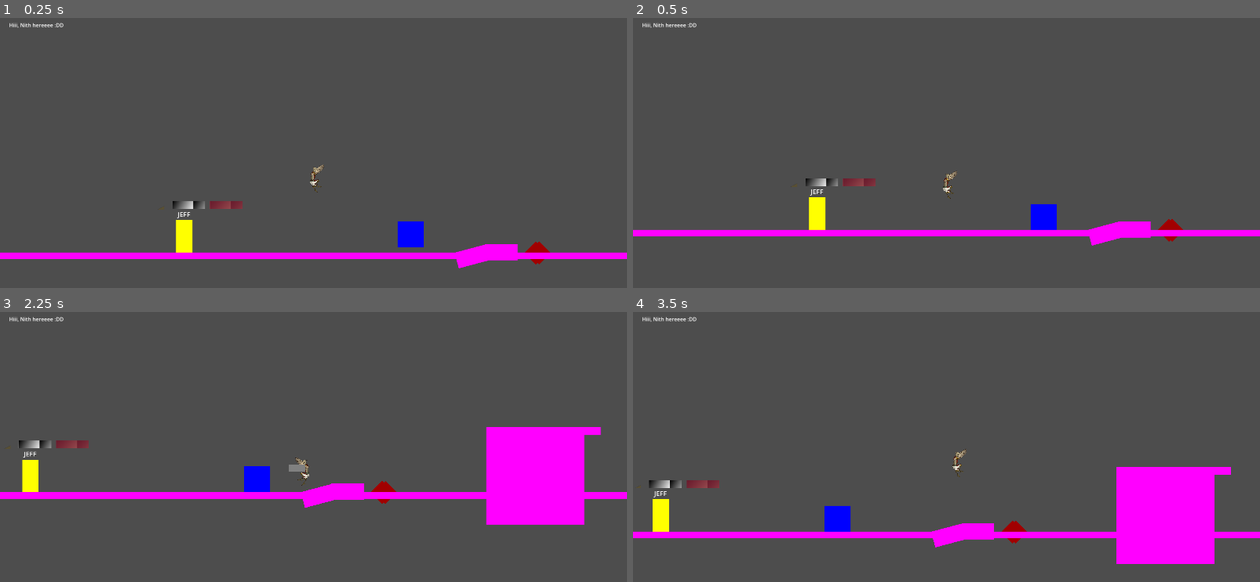
Above: before the commit, frames 1-4 (two rows, left to right).
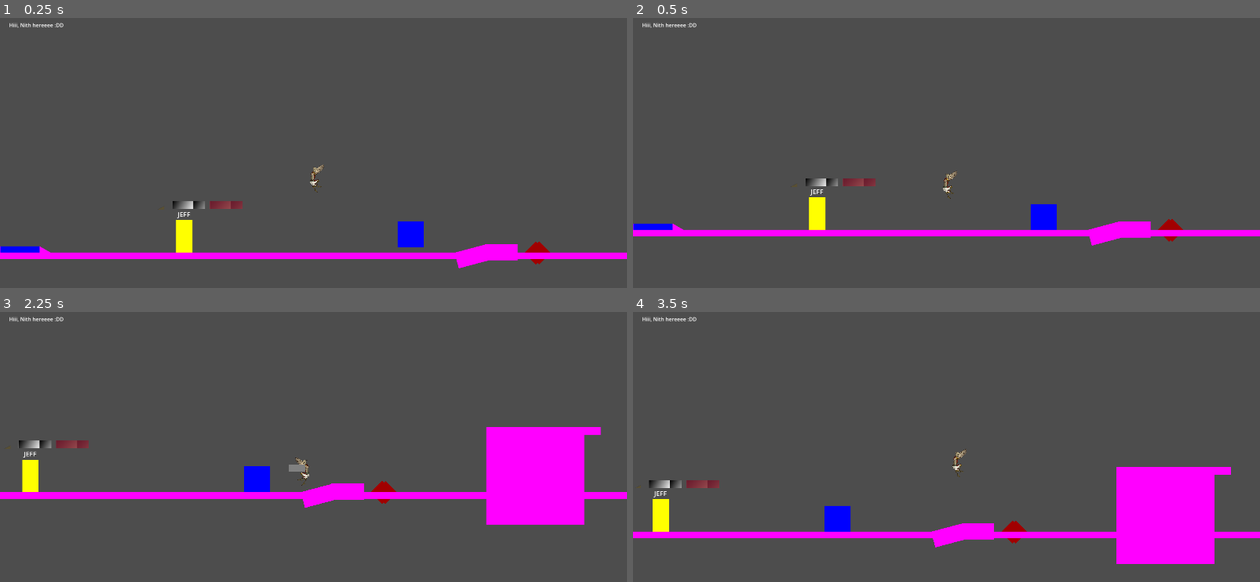
Above: after the commit, the same moments.

Repository: M4przybysz/Kamen-z-serca
Game: Godot game, scene res://src/main/main.tscn
Two runs of this game, one before a commit and one after it. Both use one fixed random seed, a clock stepped at 60 frames per second and the inputs below.
Inputs (mouse positions are in pixels of both pictures, inside the frame that each line leads up to):
- Up to frame 1 (0.25 s): no input
- Up to frame 2 (0.5 s): no input
- Up to frame 3 (2.25 s): move the mouse to (451, 452) at 0.52 s; hold D (move_right) 0.53-2.03 s; tap Mouse wheel down (change_feather_down) at 0.6 s; tap Space (jump) at 0.77, 1.52 s; move the mouse to (188, 487) at 1.27 s; tap Mouse wheel up (change_feather_up) at 1.35 s; move the mouse to (376, 393) at 2.02 s; hold A (move_left) from 2.03 s (still down); tap Middle mouse button (feather_throw) at 2.1 s
- Up to frame 4 (3.5 s): move the mouse to (915, 541) at 2.77 s; release A (move_left) at 2.78 s; hold D (move_right) from 2.78 s (still down); tap Q (shield_use) at 2.85 s; tap Space (jump) at 3.02 s

The runs differ from the first frame. In frame 1, 0.2% of the frame differs, in the area x 0-9%, y 84-87%; in frame 2, 0.2%; in frame 3, less than 0.1%; in frame 4, less than 0.1%.

Commit message:
Added pressure plate model

Diff:
--- /dev/null
+++ b/la_creatura_game/src/templates/puzzles/pushable_objects_and_pressure_plates/pressure_plate.tscn
@@ -0,0 +1,53 @@
+[gd_scene load_steps=5 format=3 uid="uid://j8ypnmnq51x8"]
+
+[sub_resource type="SegmentShape2D" id="SegmentShape2D_46jyf"]
+b = Vector2(0, 45)
+
+[sub_resource type="SegmentShape2D" id="SegmentShape2D_w41lm"]
+b = Vector2(0, 45)
+
+[sub_resource type="RectangleShape2D" id="RectangleShape2D_nlft8"]
+size = Vector2(120, 20)
+
+[sub_resource type="RectangleShape2D" id="RectangleShape2D_0t2ua"]
+size = Vector2(100, 10)
+
+[node name="PressurePlate" type="StaticBody2D"]
+collision_layer = 33
+collision_mask = 33
+
+[node name="CollisionShape2D2" type="CollisionShape2D" parent="."]
+position = Vector2(-60, -10)
+rotation = 1.0472
+shape = SubResource("SegmentShape2D_46jyf")
+
+[node name="ColorRect" type="ColorRect" parent="CollisionShape2D2"]
+offset_right = 18.0
+offset_bottom = 45.0
+color = Color(1, 0, 1, 1)
+
+[node name="CollisionShape2D" type="CollisionShape2D" parent="."]
+position = Vector2(60, -10)
+rotation = -1.0472
+shape = SubResource("SegmentShape2D_w41lm")
+
+[node name="ColorRect2" type="ColorRect" parent="CollisionShape2D"]
+offset_left = -18.0
+offset_bottom = 45.0
+color = Color(1, 0, 1, 1)
+
+[node name="CollisionShape2D3" type="CollisionShape2D" parent="."]
+shape = SubResource("RectangleShape2D_nlft8")
+
+[node name="ColorRect3" type="ColorRect" parent="CollisionShape2D3"]
+offset_left = -60.0
+offset_top = -10.0
+offset_right = 60.0
+offset_bottom = 10.0
+color = Color(0, 0, 1, 1)
+
+[node name="Area2D" type="Area2D" parent="CollisionShape2D3"]
+
+[node name="CollisionShape2D" type="CollisionShape2D" parent="CollisionShape2D3/Area2D"]
+position = Vector2(-0.5, -7)
+shape = SubResource("RectangleShape2D_0t2ua")
--- a/la_creatura_game/src/templates/puzzles/pushable_objects_and_pressure_plates/pushable_object.tscn
+++ b/la_creatura_game/src/templates/puzzles/pushable_objects_and_pressure_plates/pushable_object.tscn
@@ -6,6 +6,7 @@
 [node name="PushableObject" type="RigidBody2D" groups=["pushable_object"]]
 collision_layer = 32
 collision_mask = 32
+constant_torque = 1000.0
 
 [node name="ColorRect" type="ColorRect" parent="."]
 offset_left = -40.0
--- a/la_creatura_game/src/test_elements/levels/programmers_playground.tscn
+++ b/la_creatura_game/src/test_elements/levels/programmers_playground.tscn
@@ -8,6 +8,7 @@
 [ext_resource type="Texture2D" uid="uid://cqkv4dqtdf4jr" path="res://icon.svg" id="5_x4klb"]
 [ext_resource type="PackedScene" uid="uid://vhd8wu8sob1g" path="res://src/templates/enviroment/Platform_slowing.tscn" id="6_kn8ie"]
 [ext_resource type="PackedScene" uid="uid://b15myy0524ijj" path="res://src/templates/puzzles/pushable_objects_and_pressure_plates/pushable_object.tscn" id="8_7rcs7"]
+[ext_resource type="PackedScene" uid="uid://j8ypnmnq51x8" path="res://src/templates/puzzles/pushable_objects_and_pressure_plates/pressure_plate.tscn" id="9_e0jtf"]
 
 [sub_resource type="PhysicsMaterial" id="PhysicsMaterial_yoxu6"]
 
@@ -167,3 +168,6 @@
 [node name="PushableObject" parent="Puzzles" instance=ExtResource("8_7rcs7")]
 position = Vector2(798, 565)
 lock_rotation = true
+
+[node name="PressurePlate" parent="Puzzles" instance=ExtResource("9_e0jtf")]
+position = Vector2(-399, 640)
Not shown: 1 places in la_creatura_game/src/test_elements/levels/programmers_playground.tscn that only renumber resources
